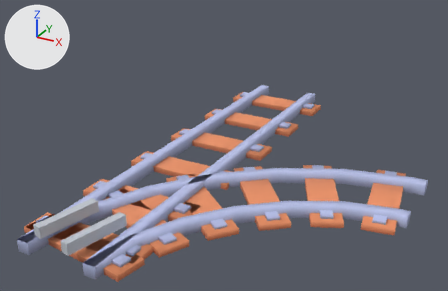
Two versions of the glTF model public/assets/train-kit/switch.glb, one commit apart.
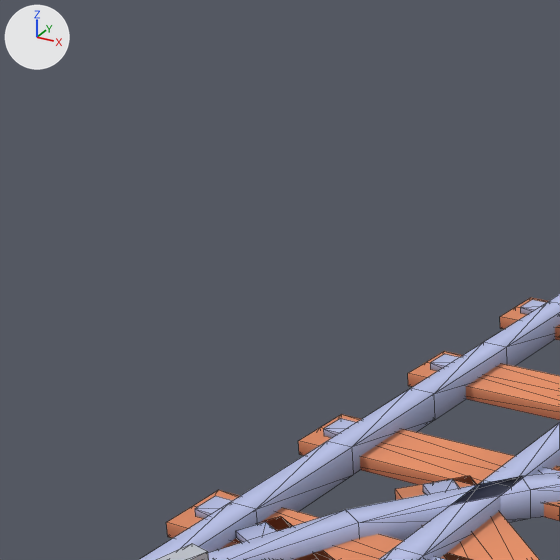
There are two pictures of each version: one whole from a 50 mm camera at (2.75, -6.6, 1.48) aimed at (0.22, -2.0, -0.82), one close up on the part from 5% to 51% of the width and 0% to 70% of the height. The lights are fixed; the arrows at upper left show +X, +Y and +Z. The older version's two pictures come first. The close-ups show mesh edges as thin lines. Where no turn or scale is listed for an object, it has been applied to the vertices.

Objects in the first close-up: 'switch_diverge', 'switch_through' and 1 more.
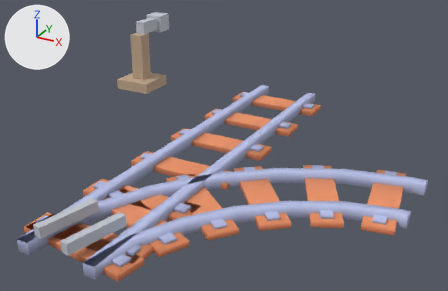
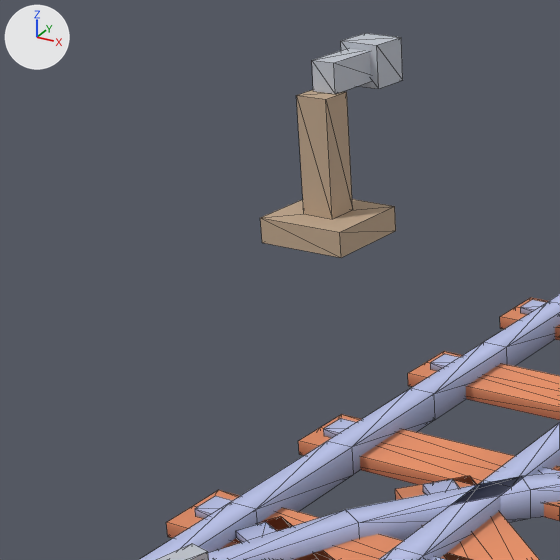
Commit message: feat(assets): add signal levers to both Y switch pieces

Where the change shows, as pixel boxes (x1, y1, x2, y2) in the close-ups (560 x 560 px):
```json
{"object": "switch_lever_base", "change": "added", "after": [260, 90, 396, 258], "on screen": "beige"}
{"object": "switch_lever_arm", "change": "added", "after": [312, 33, 403, 94]}
```

Scene script edits in JSON lines:
```json
{"op": "add", "block": "mat_lever_wood", "code": ["mat_lever_wood = principled_material('lever_wood')", "mat_lever_wood.base_color = (0.52, 0.38, 0.26)  # beige #bfa68b", "mat_lever_wood.roughness = 0.9"]}
{"op": "add", "block": "me_switch_lever_base", "code": ["me_switch_lever_base = bpy.data.meshes.new('switch_lever_base')", "me_switch_lever_base.from_pydata(...)  # a box spanning x -0.22..0.22, y -0.22..0.22, z 0.0..0.12; a box spanning x -0.08..0.08, y -0.08..0.08, z 0.12..0.67", "me_switch_lever_base.materials.append(mat_lever_wood)  # beige #bfa68b"]}
{"op": "add", "block": "me_switch_lever_arm", "code": ["me_switch_lever_arm = bpy.data.meshes.new('switch_lever_arm')", "me_switch_lever_arm.from_pydata(...)  # a box spanning x -0.06..0.06, y 0.02..0.38, z 0.67..0.81; a box spanning x -0.1..0.1, y 0.3..0.5, z 0.64..0.84", "me_switch_lever_arm.materials.append(mat_switch_steel)  # light grey #c0c5ce"]}
{"op": "add", "block": "ob_switch_lever_base", "code": ["ob_switch_lever_base = bpy.data.objects.new('switch_lever_base', me_switch_lever_base)", "ob_switch_lever_base.location = (-1.78, -0.5, -1.0)"]}
{"op": "add", "block": "ob_switch_lever_arm", "code": ["ob_switch_lever_arm = bpy.data.objects.new('switch_lever_arm', me_switch_lever_arm)", "ob_switch_lever_arm.location = (-1.78, -0.5, -1.0)"]}
```
